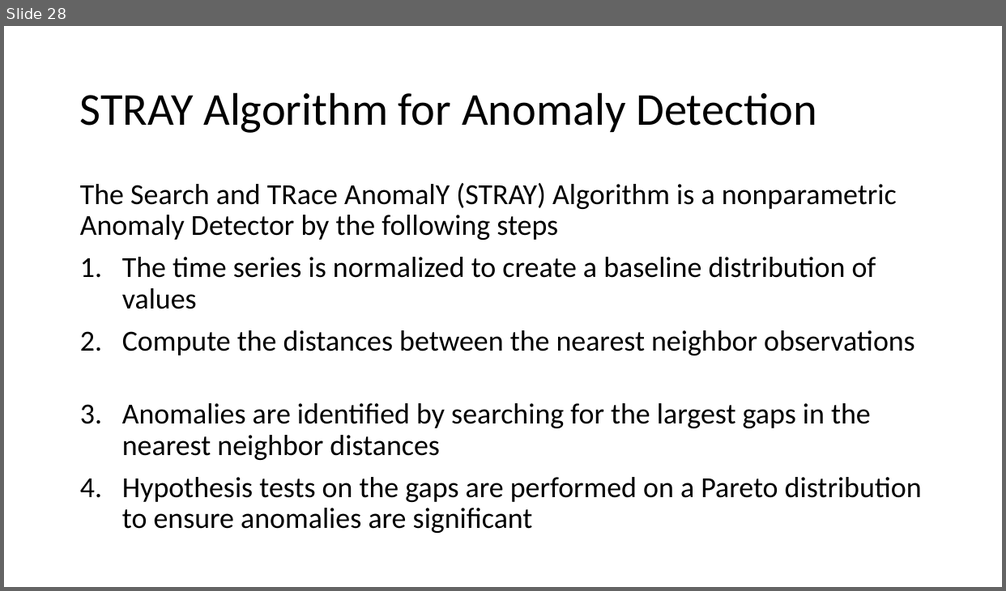
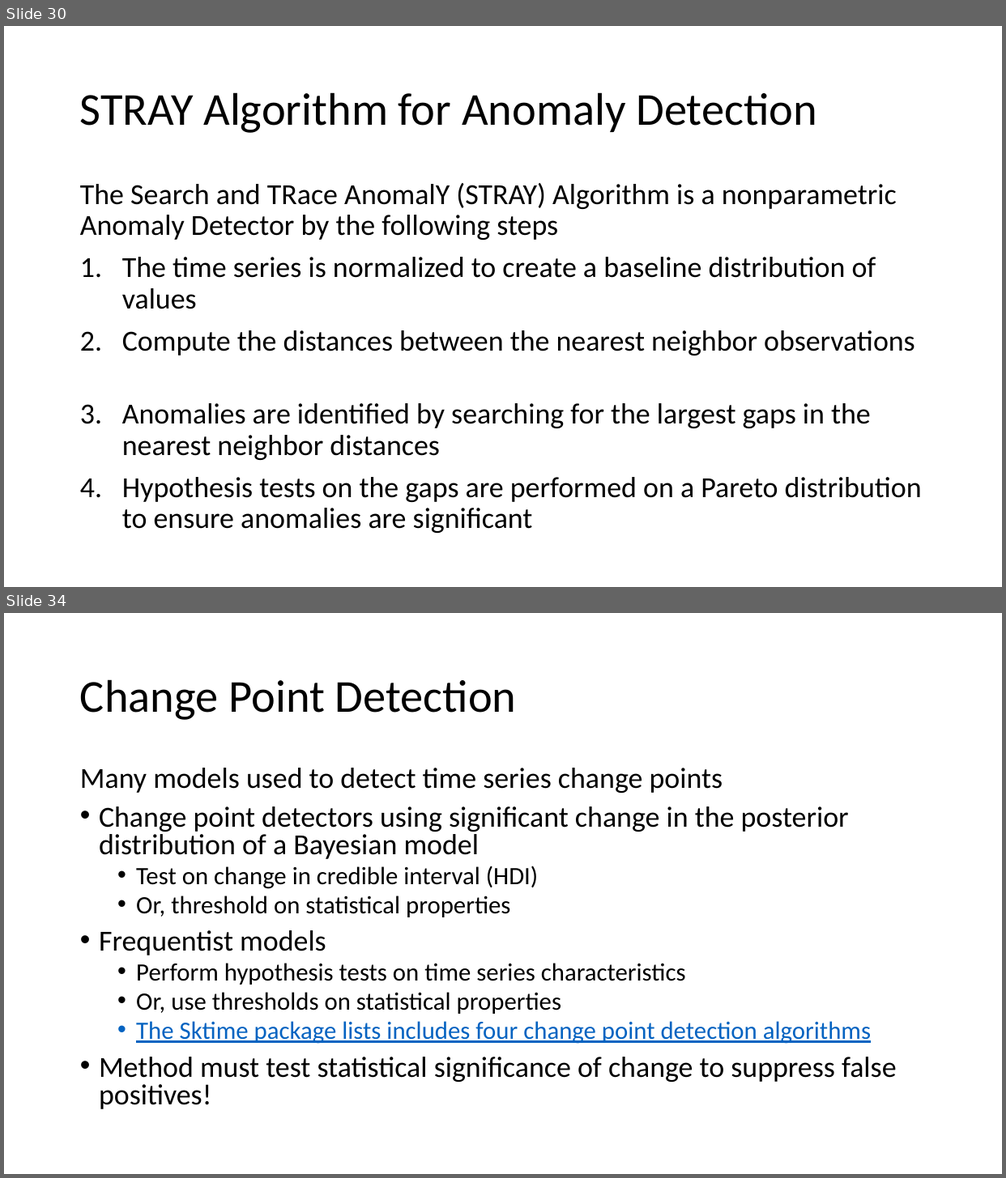
Before and after one commit to StephenElston/CSCI-E-83, a slide deck: LectureSlides/14_ComplexTimeSeries.pptx. Shown one above the other, each under a label of ours: slide 28 before the commit, slides 30 and 34 after it; the slides between them are not shown. The pictures are 1006x591 and 1006x1178 pixels, drawn with LibreOffice and Linux fonts; fonts in the diff are those of the drawing. Boxes give left, top, right and bottom in pixels: in the first picture for what was removed or moved away, otherwise in the second. Text is boxed around its words. In the diff, an @@ line names an element or a change of style, - is before the commit and + after.

Commit message:
Added slides on change point detection, reorganized slides, edited slides

```diff
--- a/LectureSlides/14_ComplexTimeSeries.pptx
+++ b/LectureSlides/14_ComplexTimeSeries.pptx
@@ slide 34 added at <box>4,613,1002,1174</box>, background #FFFFFF @@
@@ title added at <box>80,679,517,720</box>, 44 pt, text #000000 @@
+Change Point Detection
@@ text added at <box>80,768,897,1110</box>, 24 pt, text #000000 @@
+Many models used to detect time series change points
+• Change point detectors using significant change in the posterior distribution of a Bayesian model
+  • Test on change in credible interval (HDI)
+  • Or, threshold on statistical properties
+• Frequentist models
+  • Perform hypothesis tests on time series characteristics
+  • Or, use thresholds on statistical properties
+  • The Sktime package lists includes four change point detection algorithms
+• Method must test statistical significance of change to suppress false positives!
@@ what was slide 28 is now slide 30 @@
```
Also in this commit, not shown: 8 slides changed, 9 other slides added, 1 slide removed.
